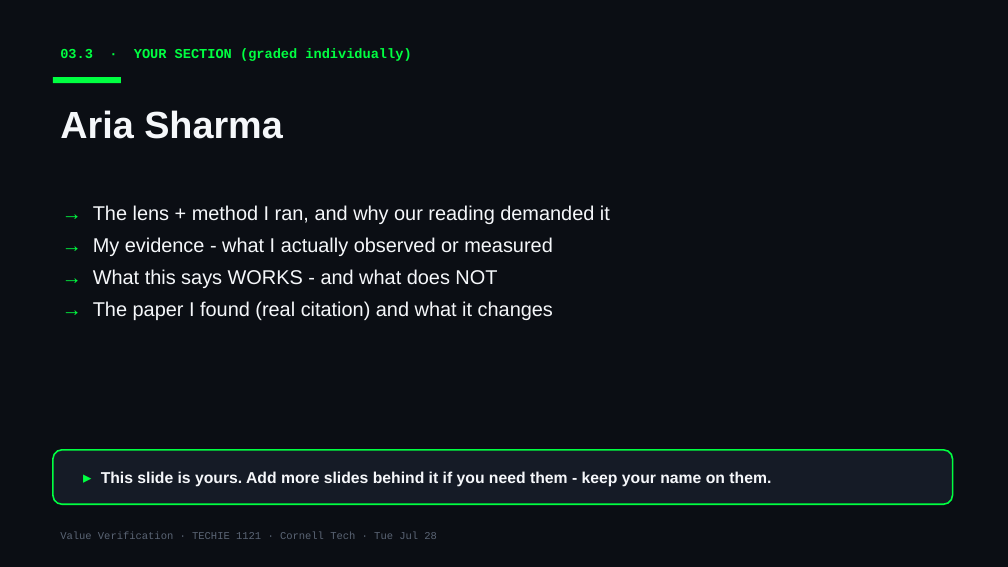
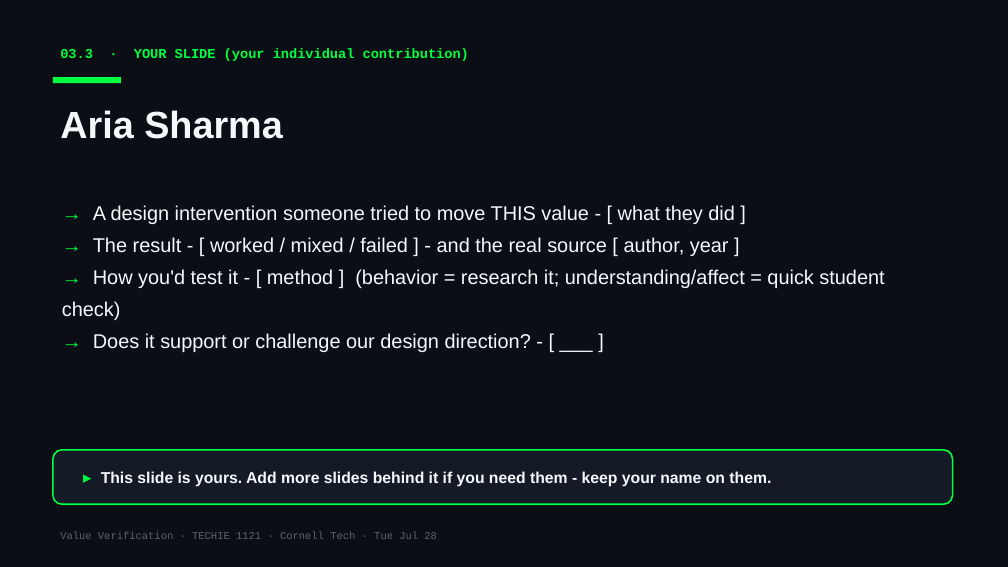
Before and after one commit to Cornell-Tech-Vibe-Coding-Summer-2026/website, a slide deck: slide 8 of slides/team-decks/Week3-Tue-chezborgar.pptx. Drawn at 1008x567 pixels with LibreOffice and Linux fonts; fonts in the diff are those of the drawing. Boxes give left, top, right and bottom in pixels: in the first picture for what was removed or moved away, otherwise in the second. Text is boxed around its words. In the diff, an @@ line names an element or a change of style, - is before the commit and + after.

```diff
--- a/slides/team-decks/Week3-Tue-chezborgar.pptx
+++ b/slides/team-decks/Week3-Tue-chezborgar.pptx
@@ text at box(60, 49, 469, 61): text changed @@
-03.3 · YOUR SECTION (graded individually)
+03.3 · YOUR SLIDE (your individual contribution)
@@ text at box(62, 205, 884, 352): text changed @@
-→ The lens + method I ran, and why our reading demanded it
-→ My evidence - what I actually observed or measured
-→ What this says WORKS - and what does NOT
-→ The paper I found (real citation) and what it changes
+→ A design intervention someone tried to move THIS value - [ what they did ]
+→ The result - [ worked / mixed / failed ] - and the real source [ author, year ]
+→ How you'd test it - [ method ] (behavior = research it; understanding/affect = quick student check)
+→ Does it support or challenge our design direction? - [ ___ ]
```
Also in this commit, not shown: 6 other slides changed, 1 slide added, 2 slides removed, 12 other files.
